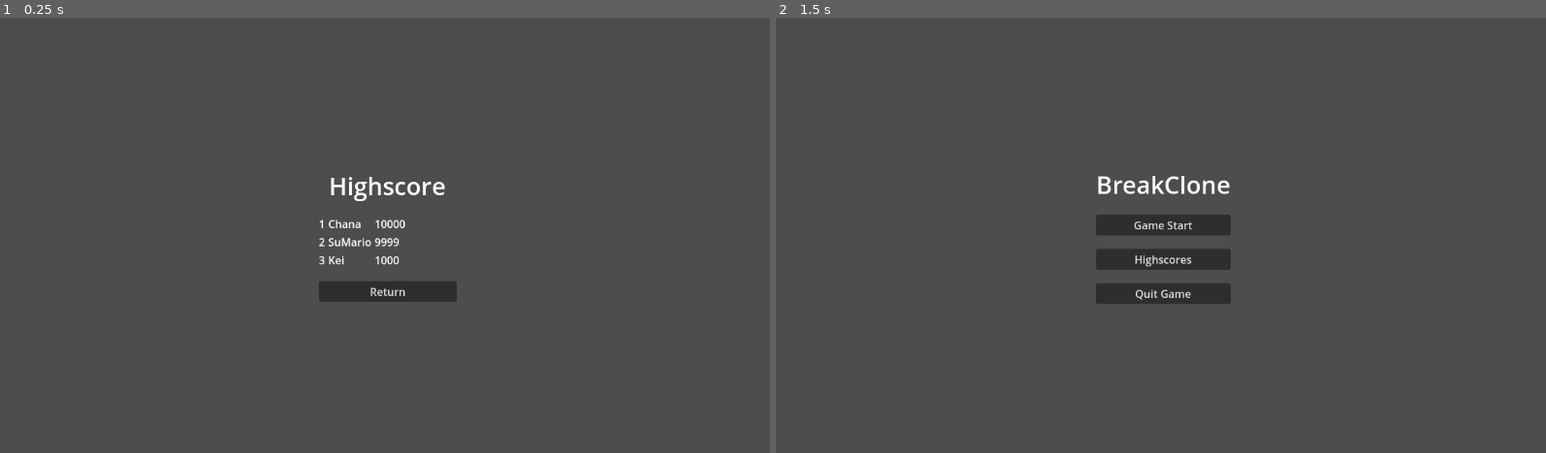
Above: before the commit, frames 1-2 (left to right).
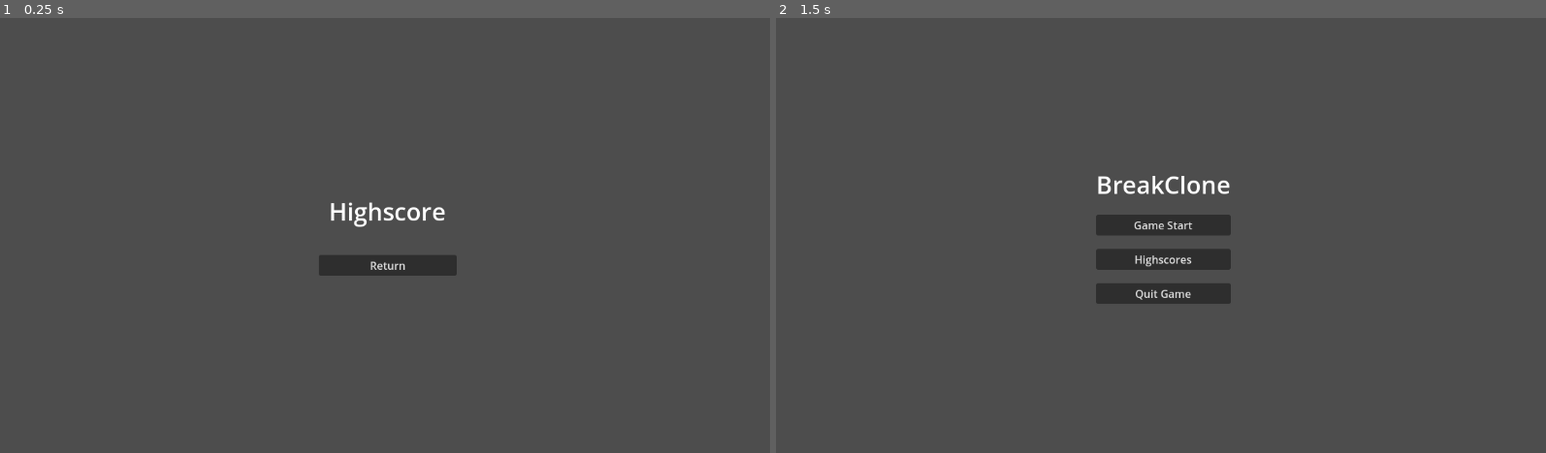
Above: after the commit, the same moments.

Repository: KeiGar/OrbFall
Game: Godot game, scene res://scenes/menus/highscore_menu.tscn
Two runs of this game, one before a commit and one after it. Both use one fixed random seed, a clock stepped at 60 frames per second and the inputs below. This scene is started directly instead of the project's main scene.
Inputs:
- Up to frame 1 (0.25 s): no input
- Up to frame 2 (1.5 s): tap Enter at 0.5 s; hold D (player_moveRight) 0.53-1.25 s; click "Return" at 1.25 s

The runs differ from the first frame. In frame 1, 2.4% of the frame differs, in the area x 41-60%, y 36-66%; in frame 2, nothing differs.
Error after the commit: Trying to assign an array of type "Array" to a variable of type "Array[HighscoreData]". (res://scripts/menus/highscore_menu.gd:8)

Commit message:
implemented saving of highscores

Diff:
--- a/scripts/menus/highscore_menu.gd
+++ b/scripts/menus/highscore_menu.gd
@@ -2,14 +2,10 @@
 
 @onready var highscore_table: GridContainer = $HighscoreTable
 const FILEPATH_HIGHSCORE_DATA = "user://highscores.json"
-var Highscores = [
-	HighscoreData.new("Kei", 1000),
-	HighscoreData.new("SuMario", 9999),
-	HighscoreData.new("Chana", 10000),
-	]
+var Highscores: Array[HighscoreData] = []
 
 func _ready() -> void:
-	# Highscores = readHighscoreData()
+	Highscores = readHighscoreData()
 	Highscores.sort_custom(func(a: HighscoreData,b: HighscoreData): return a.Score > b.Score)
 	displayHighscoreData()
 
@@ -19,10 +15,16 @@
 		if file:
 			var content = file.get_as_text()
 			file.close()
-			var jsonData = JSON.parse_string(content)
-			if jsonData is Array:
+			var parsed = JSON.parse_string(content)
+			if typeof(parsed) == TYPE_ARRAY:
+				var result: Array[HighscoreData] = []
+				for entry in parsed:
+					if typeof(entry) == TYPE_DICTIONARY:
+						var player_name = entry.get(HighscoreData.KEY_PLAYER_NAME, "")
+						var score = entry.get(HighscoreData.KEY_SCORE, 0)
+						result.append(HighscoreData.new(player_name, score))
 				print("Highscore loaded successfully!")
-				return jsonData
+				return result
 			else:
 				print("Error parsing save file.")
 		else:
@@ -33,9 +35,16 @@
 
 
 func saveHighscoreData() -> void:
+	var data_to_save: Array = []
+	for hs in Highscores:
+		data_to_save.append({
+			HighscoreData.KEY_PLAYER_NAME: hs.Player_Name,
+			HighscoreData.KEY_SCORE: hs.Score
+		})
+	var json_string = JSON.stringify(data_to_save, "\t")
 	var file = FileAccess.open(FILEPATH_HIGHSCORE_DATA,FileAccess.WRITE)
 	if file:
-		file.store_string(JSON.stringify(Highscores))
+		file.store_string(json_string)
 		file.close()
 		print("Highscore saved successfully!")
 	else:
@@ -63,10 +72,12 @@
 	get_tree().change_scene_to_file("res://scenes/menus/main_menu_controls.tscn")
 
 
-class HighscoreData:
-	var Player_Name = ""
-	var Score = 0
+class HighscoreData extends RefCounted:
+	const KEY_PLAYER_NAME = "Player_Name"
+	const KEY_SCORE = "Score"
+	@export_storage var Player_Name: String
+	@export_storage var Score: int
 
-	func _init(player_name: String, score: int):
+	func _init(player_name: String = "", score: int = 0):
 		self.Player_Name = player_name
 		self.Score = score
